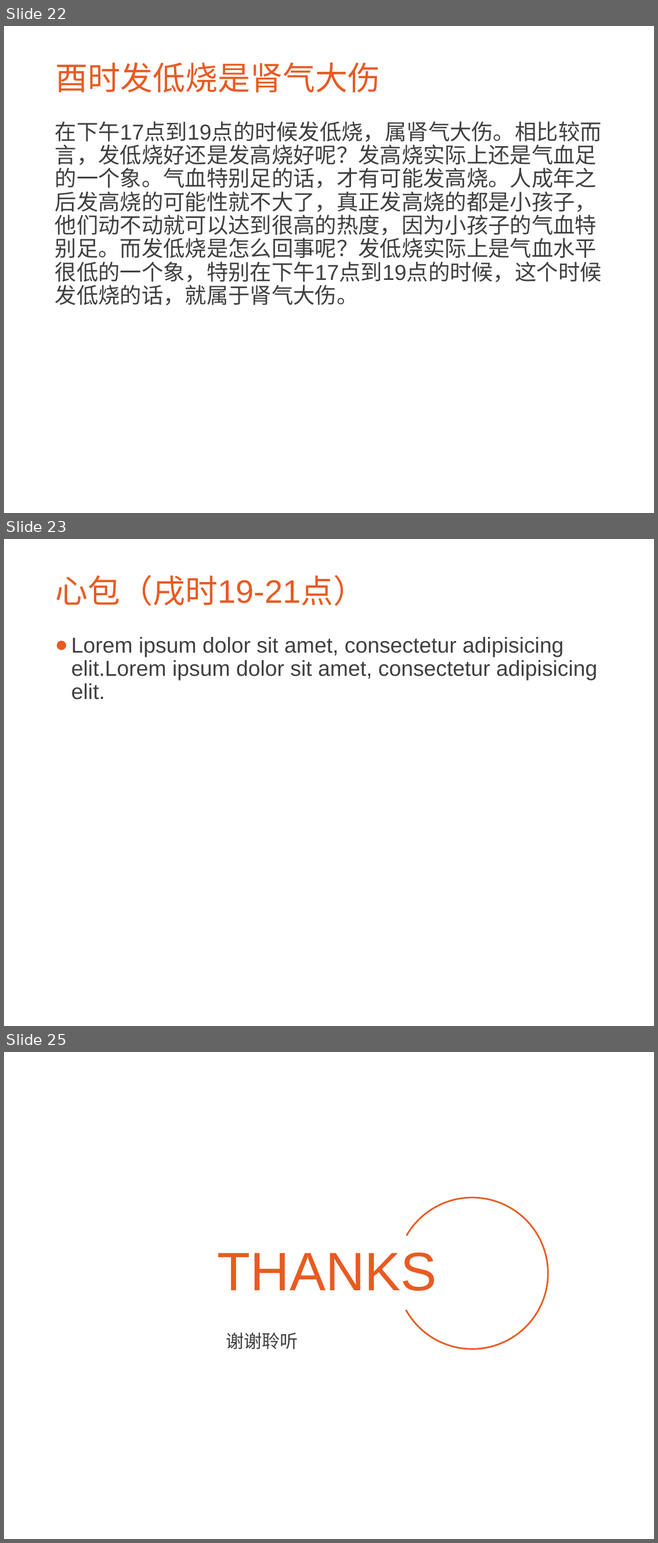
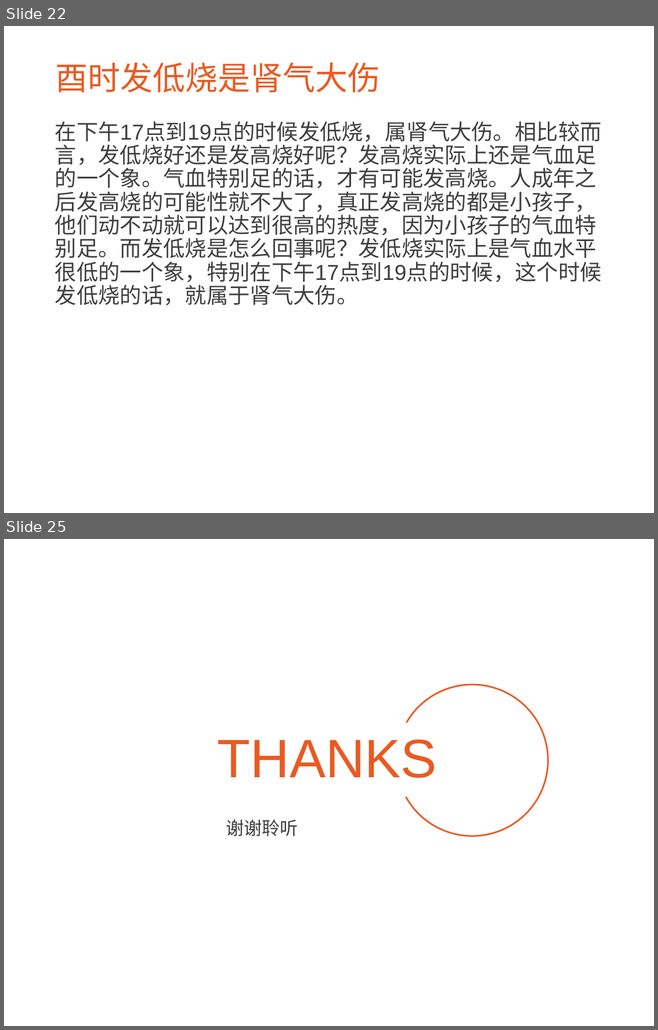
Before and after one commit to CatMan1994/file, a slide deck: 中医与养生分享会/中医与养生.ppt. Shown one above the other, each under a label of ours: slides 22, 23 and 25 before the commit, slides 22 and 25 after it; the slides between them are not shown. The pictures are 658x1543 and 658x1030 pixels, drawn with LibreOffice and Linux fonts; fonts in the diff are those of the drawing; background and template pictures are left out. Boxes give left, top, right and bottom in pixels: in the first picture for what was removed or moved away, otherwise in the second. Text is boxed around its words. In the diff, an @@ line names an element or a change of style, - is before the commit and + after.

```diff
--- a/中医与养生分享会/中医与养生.ppt
+++ b/中医与养生分享会/中医与养生.ppt
@@ slide 23 removed at [4, 539, 654, 1026], background picture (left out) @@
@@ title removed at [55, 575, 365, 606] @@
-心包（戌时19-21点）
@@ text removed at [71, 637, 597, 700] @@
-● Lorem ipsum dolor sit amet, consectetur adipisicing elit.Lorem ipsum dolor sit amet, consectetur adipisicing elit.
```
Also in this commit, not shown: 2 slides changed, 6 slides added, 4 other slides removed.
